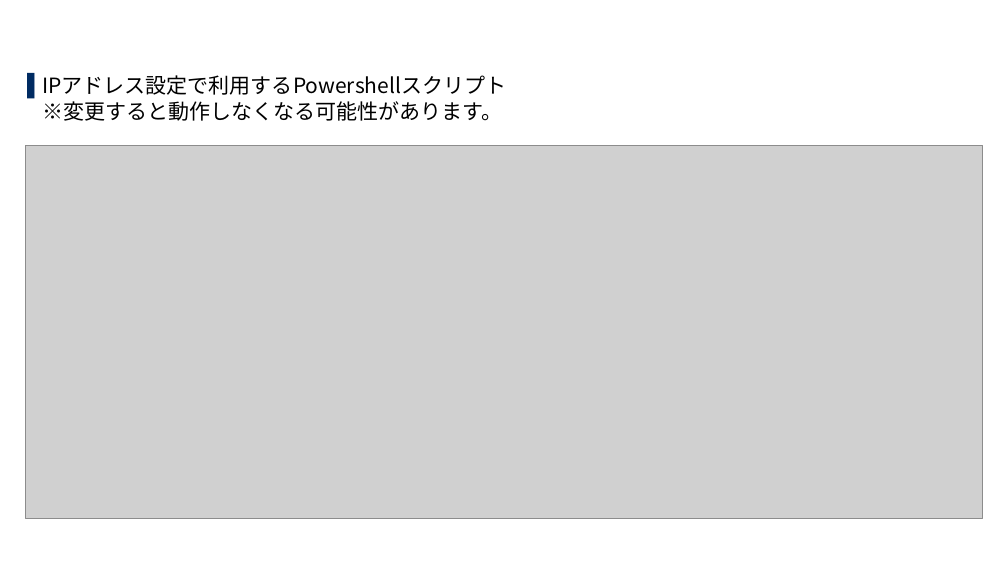
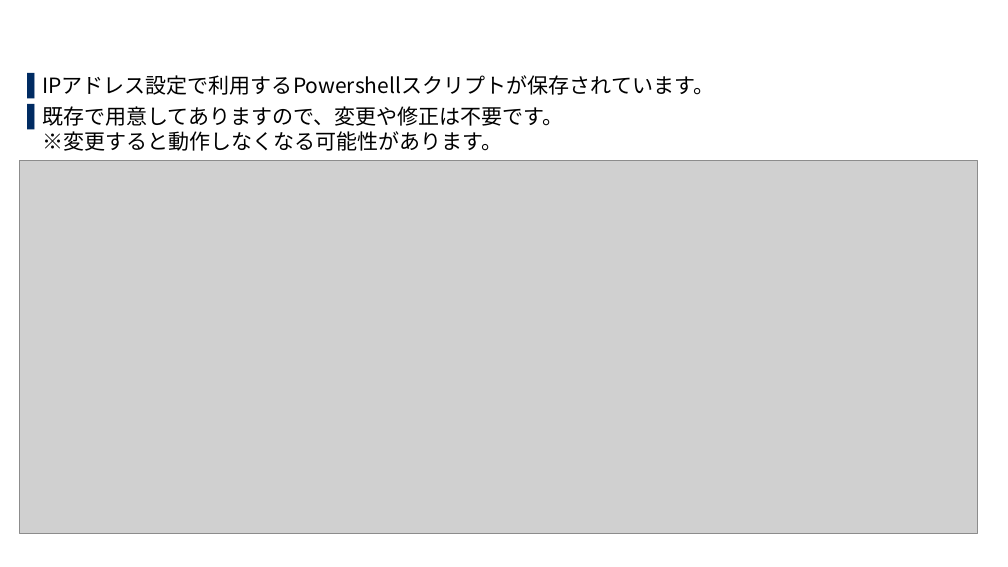
Before and after one commit to exastro-suite/SettingSamples-ITA-HyperV, a slide deck: slide 15 of docs/setting-samples-hyperv-install_ja.pptx. Drawn at 1008x567 pixels with LibreOffice and Linux fonts; fonts in the diff are those of the drawing; grey boxes stand for pictures; background and template pictures are left out. Boxes give left, top, right and bottom in pixels: in the first picture for what was removed or moved away, otherwise in the second. Text is boxed around its words. In the diff, an @@ line names an element or a change of style, - is before the commit and + after.

Commit message:
指摘事項修正

```diff
--- a/docs/setting-samples-hyperv-install_ja.pptx
+++ b/docs/setting-samples-hyperv-install_ja.pptx
@@ text at box(42, 75, 714, 151): text changed @@
-▌ IPアドレス設定で利用するPowershellスクリプト
-  ※変更すると動作しなくなる可能性があります。
+▌ IPアドレス設定で利用するPowershellスクリプトが保存されています。
+▌ 既存で用意してありますので、変更や修正は不要です。
+  ※変更すると動作しなくなる可能性があります。
@@ picture: place and size @@
-picture at box(25, 145, 982, 519)
+picture at box(20, 160, 977, 534)
```
Also in this commit, not shown: 9 other slides changed, 3 slides added, 1 other file.
